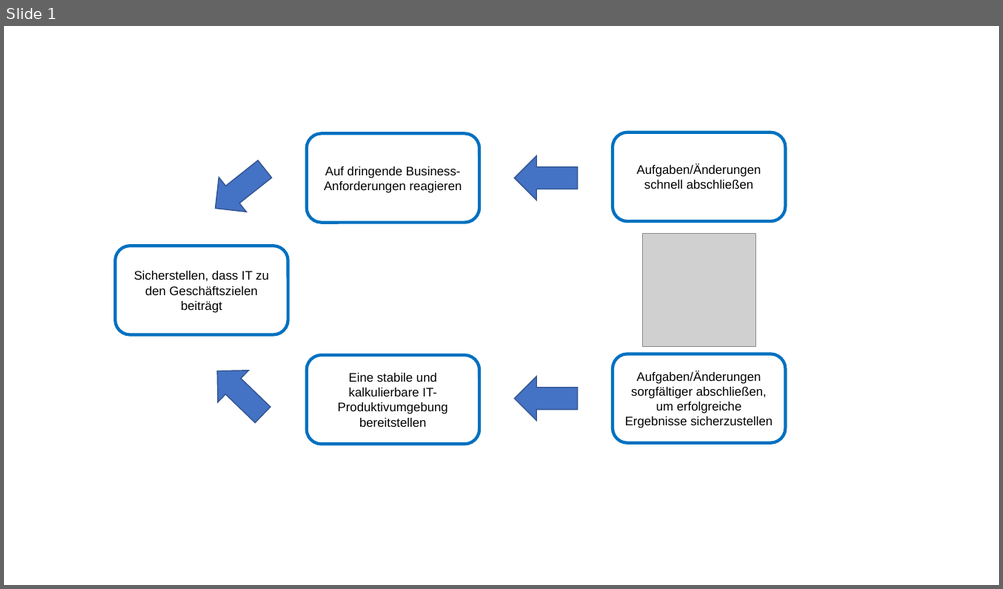
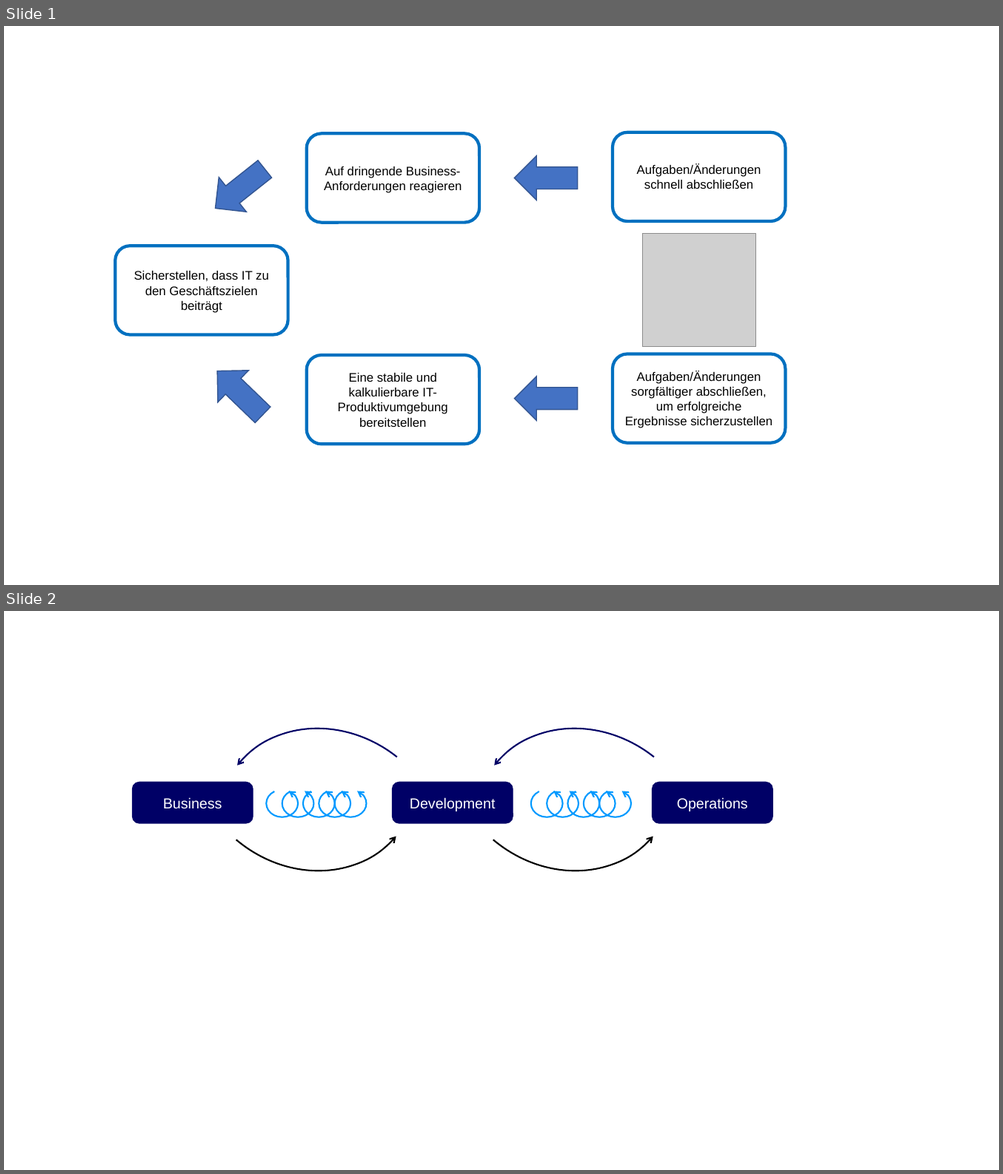
Before and after one commit to claudia231990/Thesis, a slide deck: Diagramme.pptx. Shown one above the other, each under a label of ours: slide 1 before the commit, slides 1 and 2 after it. The pictures are 1003x589 and 1003x1174 pixels, drawn with LibreOffice and Linux fonts; fonts in the diff are those of the drawing; grey boxes stand for pictures. Boxes give left, top, right and bottom in pixels: in the first picture for what was removed or moved away, otherwise in the second. Text is boxed around its words. In the diff, an @@ line names an element or a change of style, - is before the commit and + after.

```diff
--- a/Diagramme.pptx
+++ b/Diagramme.pptx
@@ slide 2 added at (x1=4, y1=611, x2=999, y2=1170), background #FFFFFF @@
@@ arc (boxed as its full ellipse) added at (x1=145, y1=611, x2=465, y2=917), outline #000000 1.5 pt @@
@@ arc (boxed as its full ellipse) added at (x1=402, y1=611, x2=722, y2=917), outline #000000 1.5 pt @@
@@ arc (boxed as its full ellipse) added at (x1=171, y1=683, x2=491, y2=997), outline #000066 1.5 pt @@
@@ arc (boxed as its full ellipse) added at (x1=428, y1=683, x2=748, y2=997), outline #000066 1.5 pt @@
@@ rounded rectangle added at (x1=132, y1=783, x2=253, y2=823), fill #000066, outline #000066 1 pt, 14 pt, text #FFFFFF @@
+Business
@@ rounded rectangle added at (x1=392, y1=783, x2=512, y2=823), fill #000066, outline #000066 1 pt, 14 pt, text #FFFFFF @@
+Development
@@ rounded rectangle added at (x1=652, y1=783, x2=772, y2=823), fill #000066, outline #000066 1 pt, 14 pt, text #FFFFFF @@
+Operations
@@ arc (boxed as its full ellipse) added at (x1=267, y1=790, x2=298, y2=817), outline #0099FF 1.5 pt @@
@@ arc (boxed as its full ellipse) added at (x1=282, y1=790, x2=313, y2=817), outline #0099FF 1.5 pt @@
@@ arc (boxed as its full ellipse) added at (x1=303, y1=790, x2=335, y2=817), outline #0099FF 1.5 pt @@
@@ arc (boxed as its full ellipse) added at (x1=318, y1=790, x2=350, y2=817), outline #0099FF 1.5 pt @@
@@ arc (boxed as its full ellipse) added at (x1=335, y1=790, x2=366, y2=817), outline #0099FF 1.5 pt @@
@@ arc (boxed as its full ellipse) added at (x1=531, y1=790, x2=562, y2=817), outline #0099FF 1.5 pt @@
@@ arc (boxed as its full ellipse) added at (x1=546, y1=790, x2=578, y2=817), outline #0099FF 1.5 pt @@
@@ arc (boxed as its full ellipse) added at (x1=567, y1=790, x2=599, y2=817), outline #0099FF 1.5 pt @@
@@ arc (boxed as its full ellipse) added at (x1=583, y1=790, x2=615, y2=817), outline #0099FF 1.5 pt @@
@@ arc (boxed as its full ellipse) added at (x1=600, y1=790, x2=631, y2=817), outline #0099FF 1.5 pt @@
```
Also in this commit, not shown: 4 other files.
